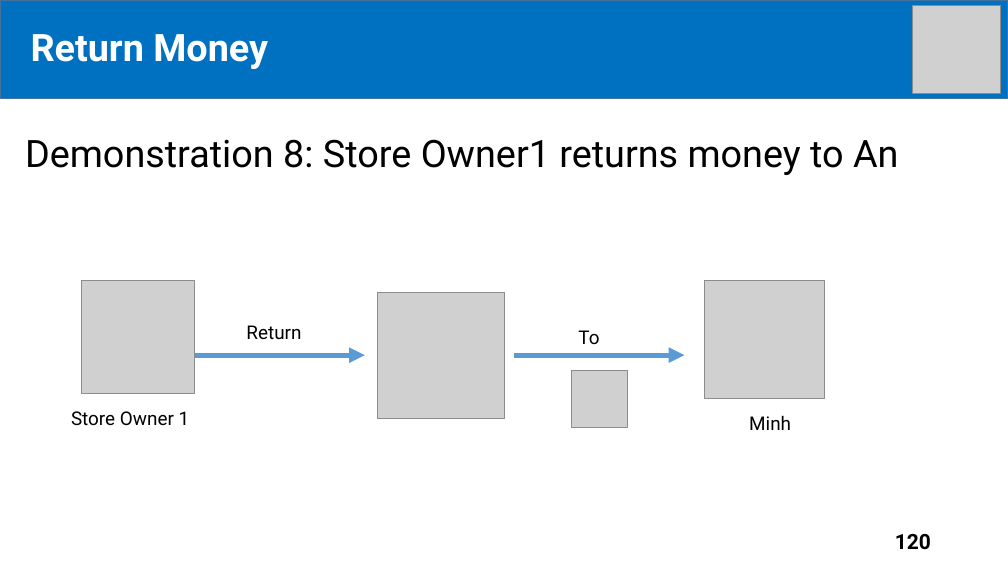
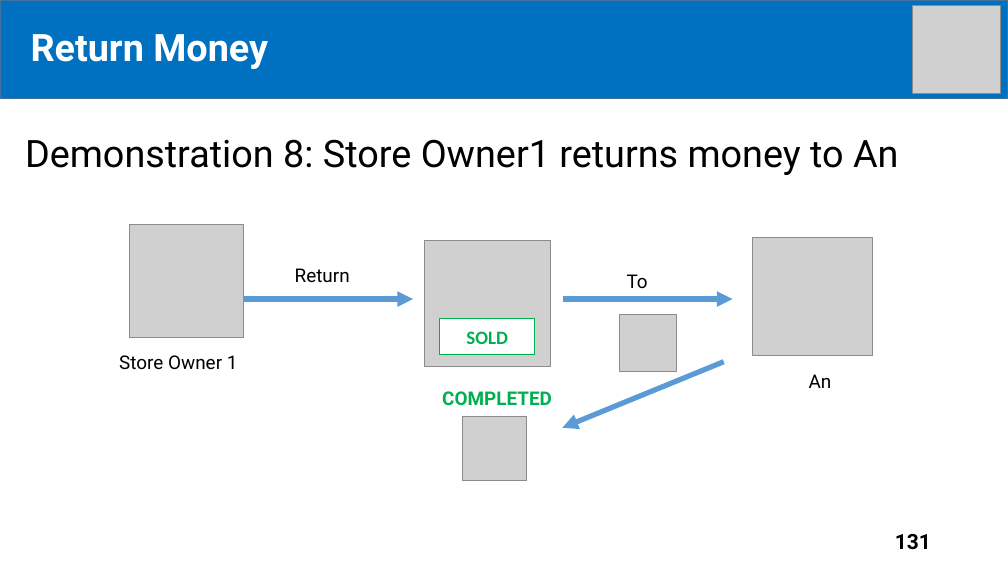
Before and after one commit to tiendan3108/CP, a slide deck: slide 131 of Source/Presentation/PreFinalPresentation.pptx (slide 120 before the commit). Drawn at 1008x567 pixels with LibreOffice and Linux fonts; fonts in the diff are those of the drawing; grey boxes stand for pictures. Boxes give left, top, right and bottom in pixels: in the first picture for what was removed or moved away, otherwise in the second. Text is boxed around its words. In the diff, an @@ line names an element or a change of style, - is before the commit and + after.

```diff
--- a/Source/Presentation/PreFinalPresentation.pptx
+++ b/Source/Presentation/PreFinalPresentation.pptx
@@ picture: place and size @@
-picture at (705, 281, 825, 399)
+picture at (753, 237, 873, 355)
@@ picture added at (425, 240, 551, 366) @@
@@ 3 texts, 2 pictures, 2 arrows: place and size @@
-3 texts, 2 pictures, 2 arrows at (71, 281, 684, 427)
+3 texts, 2 pictures, 2 arrows at (119, 225, 733, 371)
@@ picture removed at (378, 292, 504, 418) @@
@@ rectangle added at (440, 319, 535, 355), fill #FFFFFF, outline #00B050 1 pt, 18 pt, text #00B050, bold @@
+SOLD
@@ arrow added from (724, 361) to (563, 428), #5B9BD5 5 pt @@
@@ text at (809, 374, 832, 388): text changed @@
-Minh
+An
@@ text added at (442, 391, 552, 406), 18 pt, text #00B050, bold @@
+COMPLETED
@@ picture added at (462, 417, 526, 480) @@
@@ page number at (895, 534, 931, 550): text changed @@
-120
+131
```
Also in this commit, not shown: 48 other slides changed, 13 slides added.
